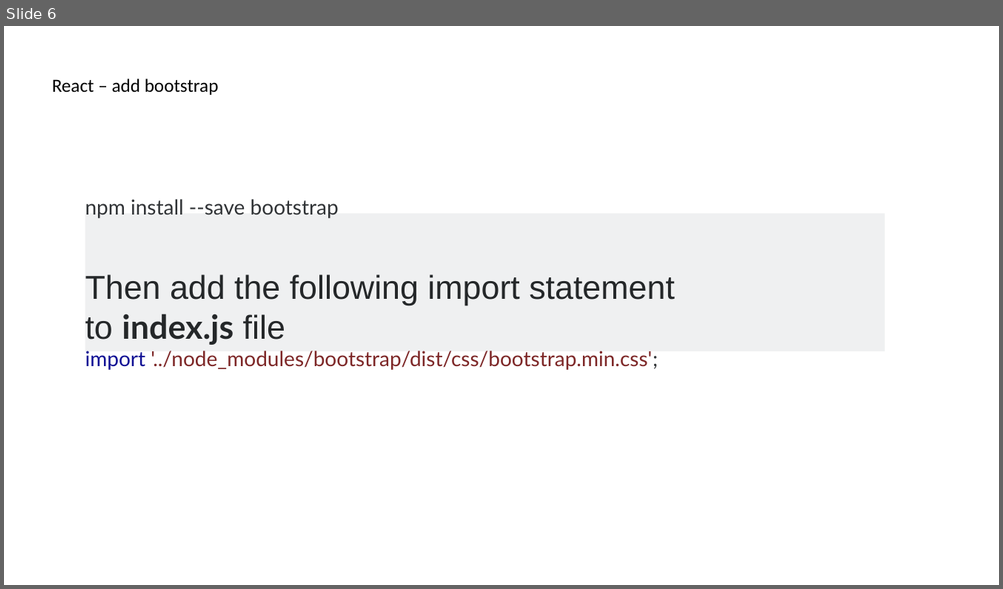
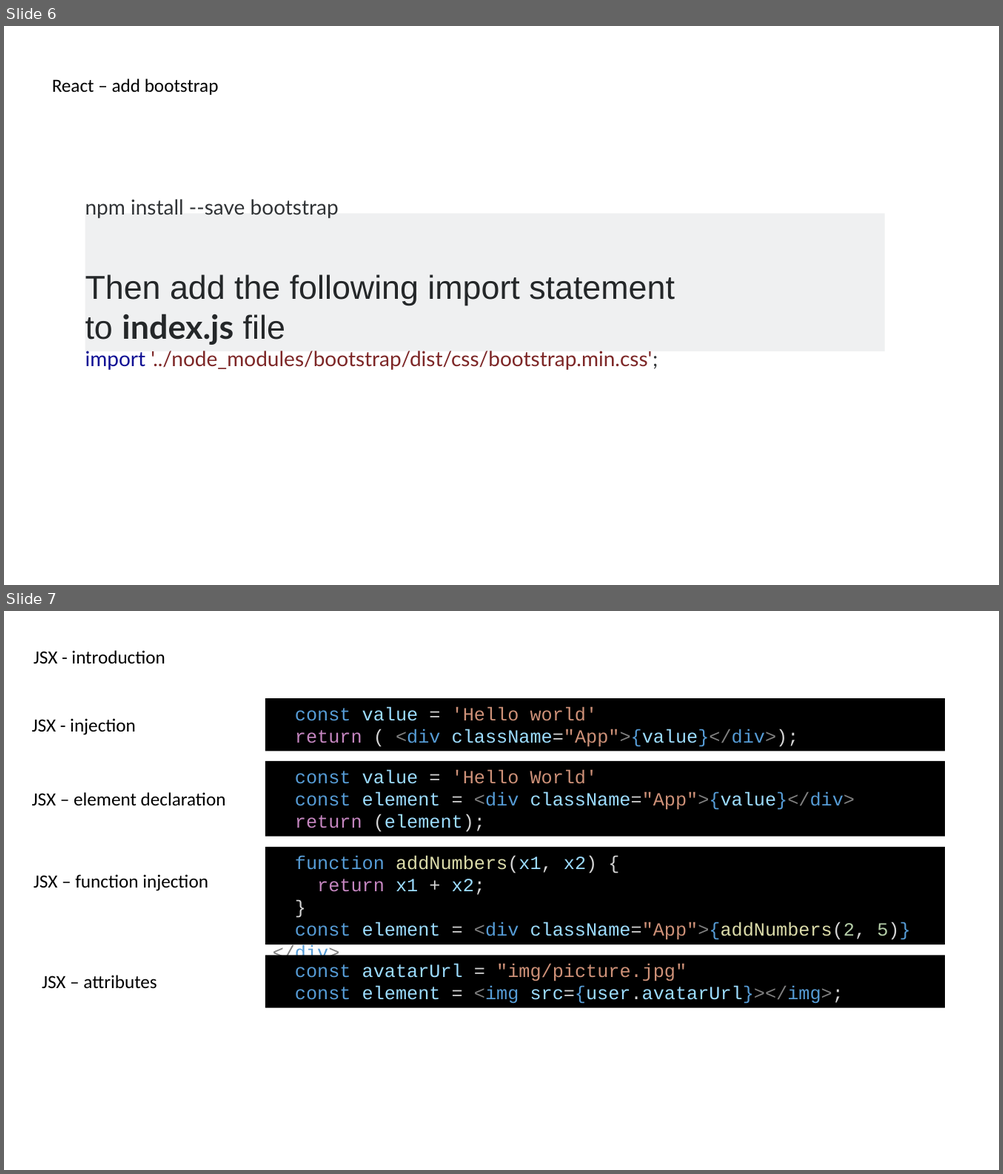
Before and after one commit to delprzemo/reactjs-starter, a slide deck: tutorial/ReactjsTraining.pptx. Shown one above the other, each under a label of ours: slide 6 before the commit, slides 6 and 7 after it. The pictures are 1003x589 and 1003x1174 pixels, drawn with LibreOffice and Linux fonts; fonts in the diff are those of the drawing. Boxes give left, top, right and bottom in pixels: in the first picture for what was removed or moved away, otherwise in the second. Text is boxed around its words. In the diff, an @@ line names an element or a change of style, - is before the commit and + after.

```diff
--- a/tutorial/ReactjsTraining.pptx
+++ b/tutorial/ReactjsTraining.pptx
@@ slide 7 added at [4, 611, 999, 1170], background #FFFFFF @@
@@ text added at [34, 650, 165, 664], 18 pt, text #000000 @@
+JSX - introduction
@@ rectangle added at [265, 698, 945, 752], fill #000000, 18 pt, text #9CDCFE @@
+const value = 'Hello world'
+return ( <div className="App">{value}</div>);
@@ text added at [32, 718, 136, 735], 18 pt, text #000000 @@
+JSX - injection
@@ rectangle added at [265, 761, 945, 836], fill #000000, 18 pt, text #9CDCFE @@
+const value = 'Hello World'
+const element = <div className="App">{value}</div>
+return (element);
@@ text added at [32, 792, 226, 806], 18 pt, text #000000 @@
+JSX – element declaration
@@ rectangle added at [265, 847, 945, 945], fill #000000, 18 pt, text #9CDCFE @@
+function addNumbers(x1, x2) {
+return x1 + x2;
+}
+const element = <div className="App">{addNumbers(2, 5)}</div>
@@ text added at [34, 874, 208, 891], 18 pt, text #000000 @@
+JSX – function injection
@@ rectangle added at [265, 956, 945, 1008], fill #000000, 18 pt, text #9CDCFE @@
+const avatarUrl = "img/picture.jpg"
+const element = <img src={user.avatarUrl}></img>;
@@ text added at [42, 975, 156, 989], 18 pt, text #000000 @@
+JSX – attributes
```
Also in this commit, not shown: 1 other slide added, 1 slide removed, 5 other files.
